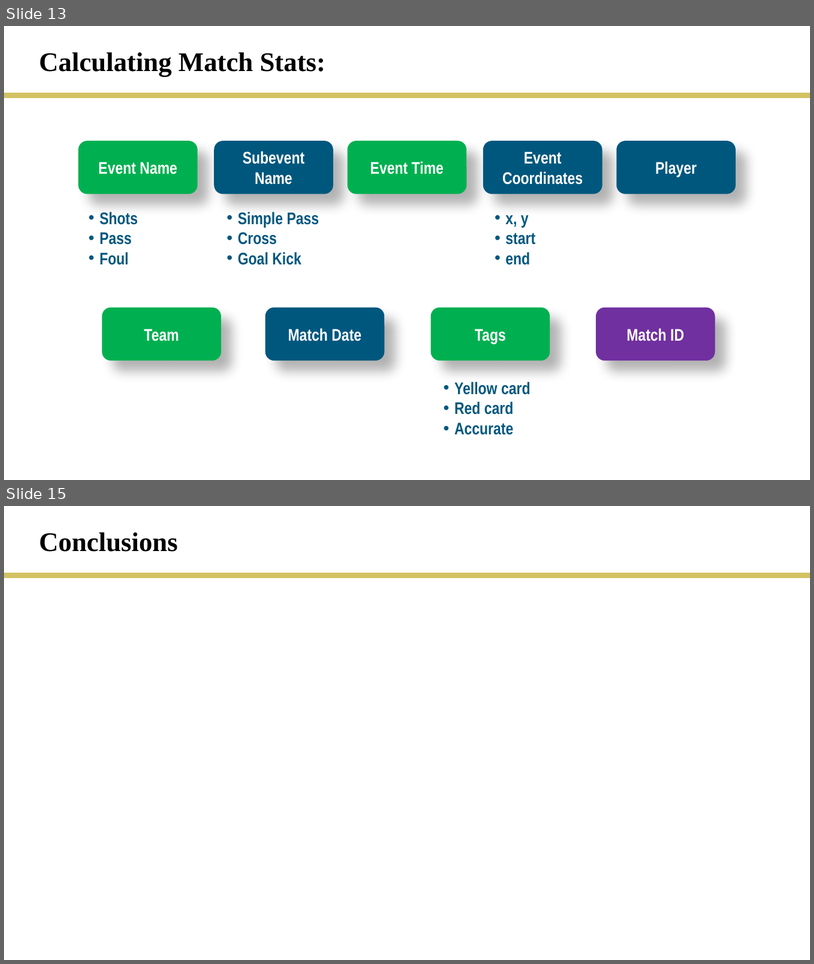
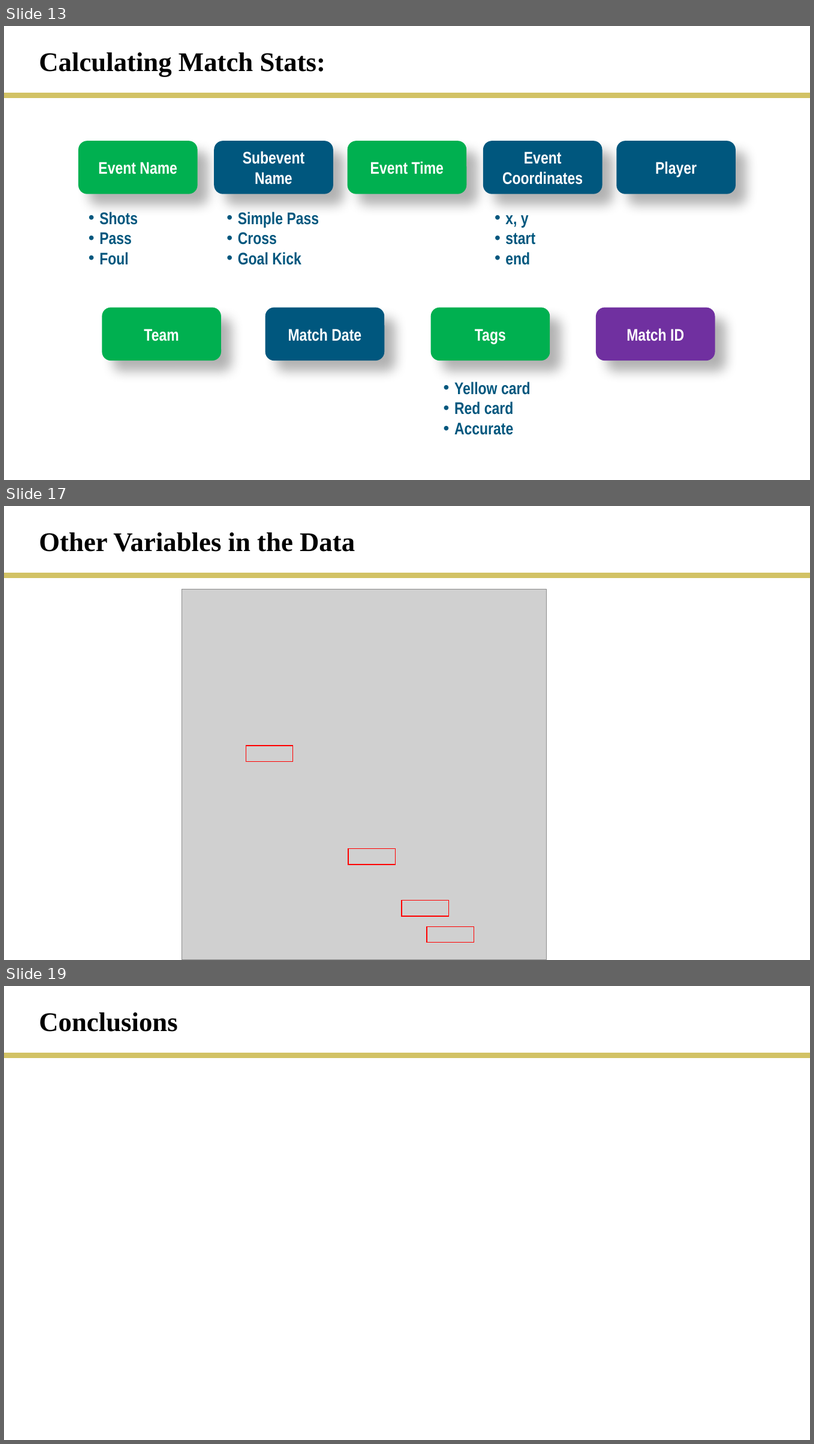
Before and after one commit to rmesina/T2_Codes-R-Us, a slide deck: final_project/T2_final_project.pptx. Shown one above the other, each under a label of ours: slides 13 and 15 before the commit, slides 13, 17 and 19 after it; the slides between them are not shown. The pictures are 814x964 and 814x1444 pixels, drawn with LibreOffice and Linux fonts; fonts in the diff are those of the drawing; grey boxes stand for pictures. Boxes give left, top, right and bottom in pixels: in the first picture for what was removed or moved away, otherwise in the second. Text is boxed around its words. In the diff, an @@ line names an element or a change of style, - is before the commit and + after.

```diff
--- a/final_project/T2_final_project.pptx
+++ b/final_project/T2_final_project.pptx
@@ slide 17 added at [4,506,810,960], background #FFFFFF @@
@@ text added at [39,532,355,552], 32 pt, text #000000, bold @@
+Other Variables in the Data
@@ line added from (4, 576) to (810, 576), #D2C264 6 pt @@
@@ group added at [182,589,547,960]: 4 rectangles, 1 picture @@
@@ what was slide 15 is now slide 19 @@
```
Also in this commit, not shown: 1 slide changed, 4 other slides added, 1 slide removed, 4 other files.
